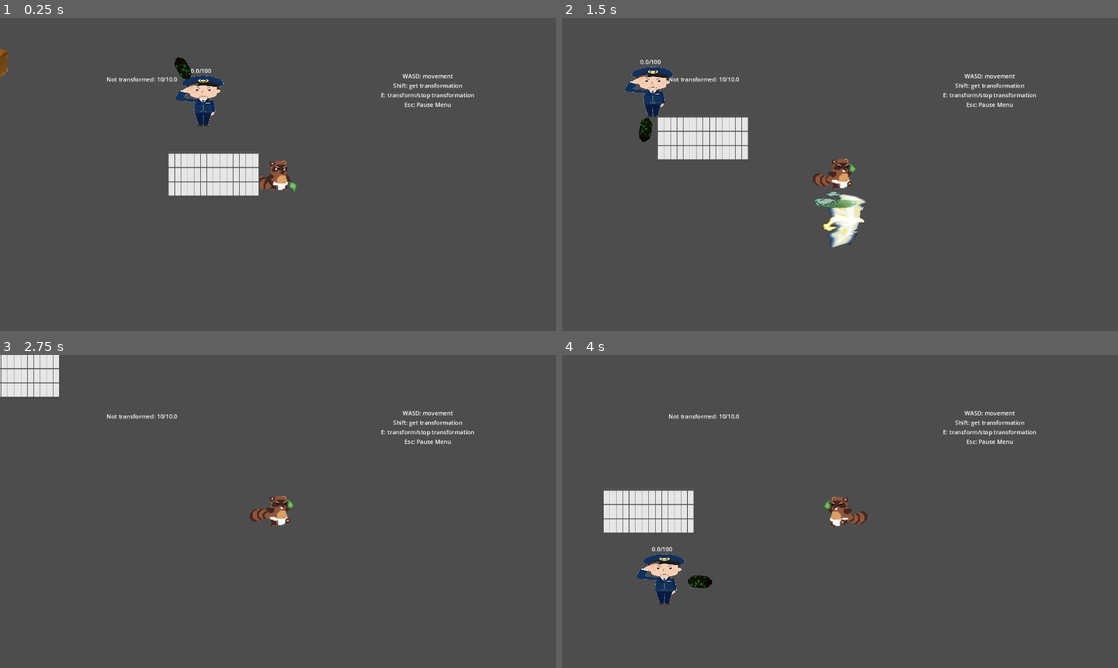
Above: before the commit, frames 1-4 (two rows, left to right).
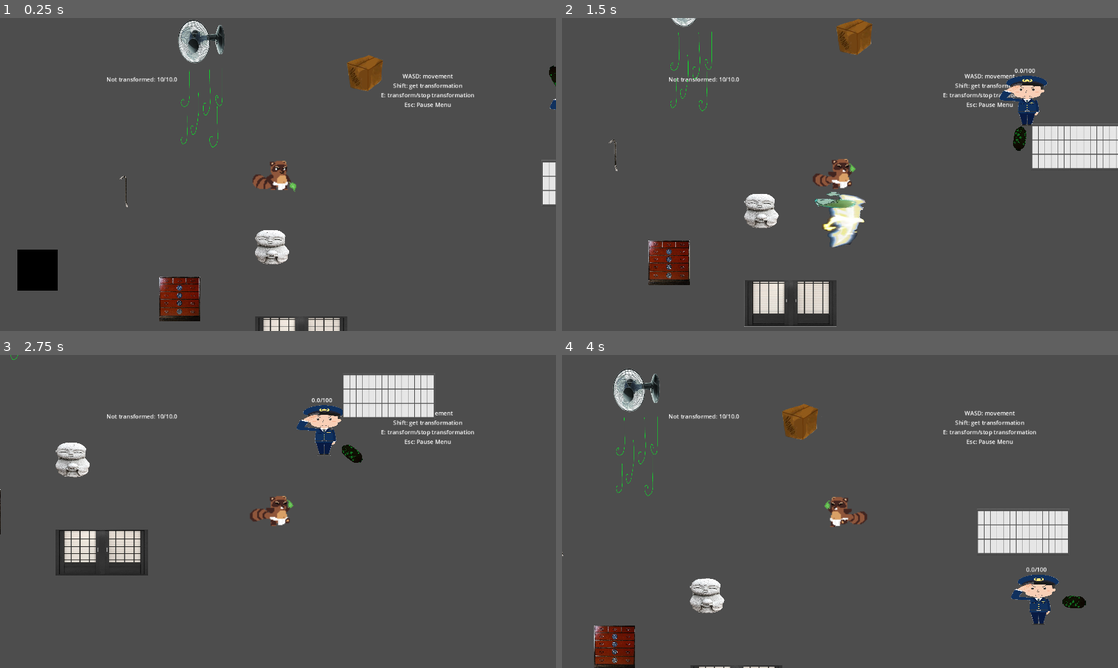
Above: after the commit, the same moments.

Repository: FinalExa/Tanuki
Game: Godot game, scene res://1_Scenes/player_transform_test.tscn
Same seed, same stepped clock (60 frames per second), same inputs: the game is played once before the commit and once after it.
Inputs (mouse positions are in pixels of both pictures, inside the frame that each line leads up to):
- Up to frame 1 (0.25 s): no input
- Up to frame 2 (1.5 s): move the mouse to (962, 158) at 0.52 s; hold D (right) 0.53-1.28 s; click (962, 158) at 0.6 s; move the mouse to (728, 190) at 1.27 s; hold S (down) from 1.28 s (still down); tap Shift (interact) at 1.35 s
- Up to frame 3 (2.75 s): move the mouse to (333, 442) at 2.02 s; release S (down) at 2.03 s; hold D (right) from 2.03 s (still down); tap E (transformation) at 2.1 s
- Up to frame 4 (4 s): move the mouse to (812, 574) at 2.77 s; release D (right) at 2.78 s; hold W (up) 2.78-3.53 s; click (812, 574) at 2.85 s; move the mouse to (1006, 558) at 3.52 s; hold A (left) from 3.53 s (still down); tap Shift (interact) at 3.6 s

The runs differ from the first frame. In frame 1, 8.0% of the frame differs, in the area x 0-100%, y 0-100%; in frame 2, 10%, in the area x 8-100%, y 0-99%; in frame 3, 7.0%; in frame 4, 8.9%.

Commit message:
Fixed save bug, and changed dialogue UI text type to Label

Diff:
--- a/1_Scenes/Scripts/SceneMaster.gd
+++ b/1_Scenes/Scripts/SceneMaster.gd
@@ -4,6 +4,7 @@
 var savedDeletePaths: Array[String]
 var savePath: String
 var playerDataSavePath: String = "user://PlayerData.save"
+var stopResetPosition: bool
 
 var lastPos: Vector2
 var lastTransformationSet: bool
@@ -44,10 +45,13 @@
 		var file = FileAccess.open(playerDataSavePath, FileAccess.READ)
 		lastTransformationSet = file.get_var()
 		lastObjectOriginalPath = file.get_var()
+		stopResetPosition = false
+	else:
+		stopResetPosition = true
 	LoadOperations()
 
 func LoadOperations():
-	playerRef.global_position = lastPos
+	if (!stopResetPosition): playerRef.global_position = lastPos
 	if (lastTransformationSet):
 		var new_trs_scene = load(lastObjectOriginalPath)
 		var new_trs = new_trs_scene.instantiate()
--- a/Dialogue/Scripts/DialogueUI.gd
+++ b/Dialogue/Scripts/DialogueUI.gd
@@ -4,7 +4,7 @@
 @export var charactersPerSecond: float
 @export var leftSprite: Sprite2D
 @export var rightSprite: Sprite2D
-@export var dialogueText: TextEdit
+@export var dialogueText: Label
 @export var playerHUD: PlayerHUD
 var dialogueIntervalBetweenCharacters: float
 var currentTextLenght: int
--- a/Dialogue/dialogue_ui.tscn
+++ b/Dialogue/dialogue_ui.tscn
@@ -32,5 +32,7 @@
 texture = ExtResource("2_wc6kd")
 flip_h = true
 
-[node name="DialogueText" type="TextEdit" parent="PanelContainer"]
+[node name="DialogueText" type="Label" parent="PanelContainer"]
 layout_mode = 2
+horizontal_alignment = 1
+vertical_alignment = 1
